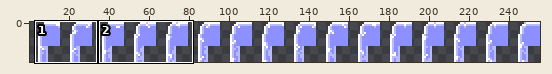
Sprite sheet, stored at Content/SaltFlats/Biome/SaltWaterfallStyle.png. The first picture is a wide view before the edit; the outline marks the close-up.
Close-up. Before:
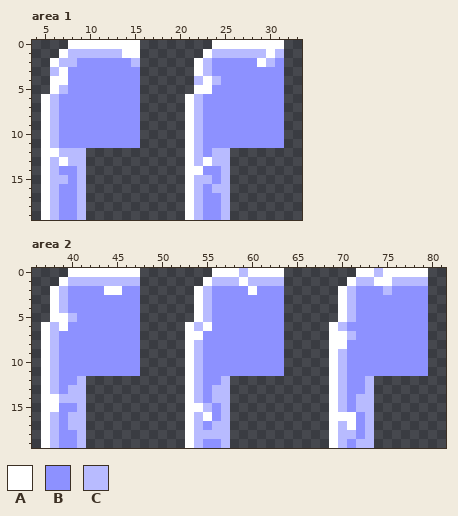
The file is 512x40 pixels, drawn in blocks of 2x2; one block is one cell here. Shown: area 1: x 4..33, y 0..19; area 2: x 36..81, y 0..19. The wide view leaves out empty margins. The commit also changed other parts of the picture, which this record leaves out.
Palette (. is transparent): A #ffffff  B #8d91ff  C #b8bbff
Pixels before, area 1, first column x 5:
 0 ...AAAAAAAA........AAAAAAAA
 1 ..ACCCCCCAA.......ACCCCCCAC
 2 .ACCBBBBBBC......ACBBBBBACB
 3 .CABBBBBBBB......ACBBBBBBBB
 4 .AABBBBBBBB......CACBBBBBBB
 5 .ACBBBBBBBB......AABBBBBBBB
 6 ACBBBBBBBBB.....ACBBBBBBBBB
 7 ACBBBBBBBBB.....ACBBBBBBBBB
 8 ACBBBBBBBBB.....ACBBBBBBBBB
 9 ACBBBBBBBBB.....ACBBBBBBBBB
10 ACBBBBBBBBB.....ACBBBBBBBBB
11 ACBBBBBBBBB.....ACBBBBBBBBB
12 AACCC...........ACBCC......
13 ACACC...........ACACC......
14 ACBBC...........AABBC......
15 ACCBC...........ACCBC......
16 ACBBC...........ACBCC......
17 ACBBC...........ACBBC......
18 ACBBC...........ACBBC......
19 ACBBC...........ACBBC......
Pixels before, area 2, first column x 37:
 0 ...AAAAAAAA........AAACAAAA........AACAAAAA
 1 ..ACCCCCCCC.......ACCCACCCC.......ACCAACCCC
 2 .ACBBBBAABB......ACBBBBABBB......ACBBBCBBBB
 3 .ACBBBBBBBB......ACBBBBBBBB......ACBBBBBBBB
 4 .ACBBBBBBBB......ACBBBBBBBB......ACBBBBBBBB
 5 .AACBBBBBBB......ACBBBBBBBB......ACBBBBBBBB
 6 ACABBBBBBBB.....ACABBBBBBBB.....ACBBBBBBBBB
 7 ACBBBBBBBBB.....AABBBBBBBBB.....AACBBBBBBBB
 8 ACBBBBBBBBB.....ACBBBBBBBBB.....AABBBBBBBBB
 9 ACBBBBBBBBB.....ACBBBBBBBBB.....ACBBBBBBBBB
10 ACBBBBBBBBB.....ACBBBBBBBBB.....ACBBBBBBBBB
11 ACBBBBBBBBB.....ACBBBBBBBBB.....ACBBBBBBBBB
12 ACBBC...........ACBBC...........ACBBC......
13 ACBCC...........ACBCC...........ACBBC......
14 AACCC...........ACBCC...........ACBCC......
15 AABBC...........AACBC...........ACBCC......
16 ACBCC...........ACABC...........AAABC......
17 ACBCC...........ACBCC...........ACABC......
18 ACBBC...........ACCCC...........ACCBC......
19 ACBBC...........ACBBC...........ACBCC......
And afterwards:
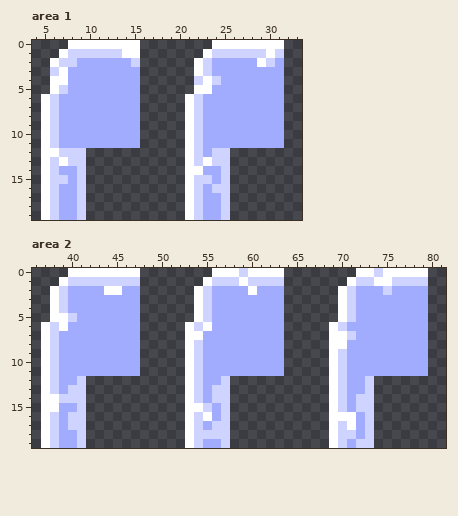
Difference:
Colour B changes from #8d91ff to #a1acff.
Colour C changes from #b8bbff to #ced4ff.
Pixel boxes of the changes (left, top, right, bottom) in both close-ups:
changed: (50, 49, 140, 220)
changed: (194, 49, 284, 220)
changed: (194, 268, 284, 448)
changed: (338, 268, 428, 448)
changed: (50, 277, 140, 448)
